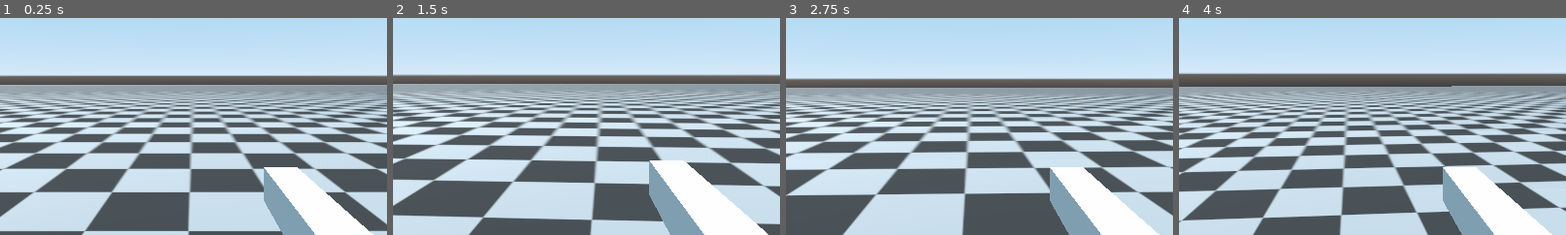
Above: before the commit, frames 1-4 (left to right).
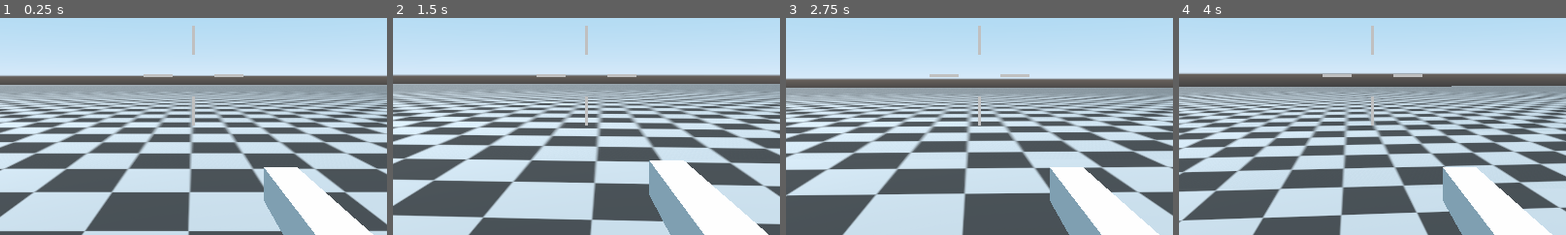
Above: after the commit, the same moments.

Repository: Octopodes-Nuts/FracturedExodus
Game: Godot game, scene res://environment/maps/test_map/TestMap.tscn
Two runs of this game, one before a commit and one after it. Both use one fixed random seed, a clock stepped at 60 frames per second and the inputs below.
Inputs (mouse positions are % of the whole screen's width and height, from its top left):
- Up to frame 1 (0.25 s): no input
- Up to frame 2 (1.5 s): move the mouse to (55, 50) at 0.52 s; hold Right mouse button (ads) 0.53-1.28 s; hold W (move_forward) from 0.53 s (still down); click (55, 50) at 0.67 s; tap Space (jump) at 0.77 s; move the mouse to (45, 50) at 1.27 s; tap Ctrl (crouch) at 1.35 s
- Up to frame 3 (2.75 s): keep holding W (move_forward); tap Space (jump) at 1.52 s; move the mouse to (52, 48) at 2.02 s; click (52, 48) at 2.1 s
- Up to frame 4 (4 s): keep holding W (move_forward); move the mouse to (49, 52) at 2.77 s; tap 4 (heal) at 2.85 s; click (49, 52) at 2.92 s; tap Space (jump) at 3.02, 3.77 s; move the mouse to (57, 51) at 3.52 s; tap E (interact) at 3.6 s
The pictures show only the part of the screen within x 25-75%, y 37-87%; the shares and areas given below are measured in that part.

The runs differ from the first frame. In frame 1, 0.3% of the frame differs, in the area x 37-63%, y 3-50%; in frame 2, 0.3%; in frame 3, 0.4%; in frame 4, 0.4%.

Commit message:
add crosshair

Diff:
--- a/src/environment/maps/test_map/TestMap.tscn
+++ b/src/environment/maps/test_map/TestMap.tscn
@@ -1,9 +1,10 @@
-[gd_scene load_steps=7 format=2]
+[gd_scene load_steps=8 format=2]
 
 [ext_resource path="res://debug/materials/debug_tile_0.tres" type="Material" id=1]
 [ext_resource path="res://behavior/player/Player.tscn" type="PackedScene" id=2]
 [ext_resource path="res://debug/debug_prefabs/box_obsticle_0.tscn" type="PackedScene" id=3]
 [ext_resource path="res://behavior/environment/map/Map.gd" type="Script" id=4]
+[ext_resource path="res://ui/hud/Hud.tscn" type="PackedScene" id=5]
 
 [sub_resource type="BoxShape" id=1]
 
@@ -32,6 +33,8 @@
 [node name="player_body" parent="." instance=ExtResource( 2 )]
 transform = Transform( 1, 0, 0, 0, 1, 0, 0, 0, 1, 6.02465, 3.54708, 0 )
 
+[node name="hud" parent="player_body" instance=ExtResource( 5 )]
+
 [node name="obsticles" type="Node" parent="."]
 
 [node name="yellow_box" parent="obsticles" instance=ExtResource( 3 )]
--- a/src/ui/hud/Hud.tscn
+++ b/src/ui/hud/Hud.tscn
@@ -1,5 +1,19 @@
-[gd_scene format=2]
+[gd_scene load_steps=2 format=2]
+
+[ext_resource path="res://ui/hud/crosshair.png" type="Texture" id=1]
 
 [node name="hud" type="Control"]
 anchor_right = 1.0
 anchor_bottom = 1.0
+
+[node name="crosshair" type="TextureRect" parent="."]
+anchor_left = 0.5
+anchor_top = 0.5
+anchor_right = 0.5
+anchor_bottom = 0.5
+margin_left = -128.0
+margin_top = -128.0
+margin_right = 384.0
+margin_bottom = 384.0
+rect_scale = Vector2( 0.5, 0.5 )
+texture = ExtResource( 1 )
Binary file added: src/ui/hud/crosshair.png
Not shown, added: src/ui/hud/crosshair.png.import
